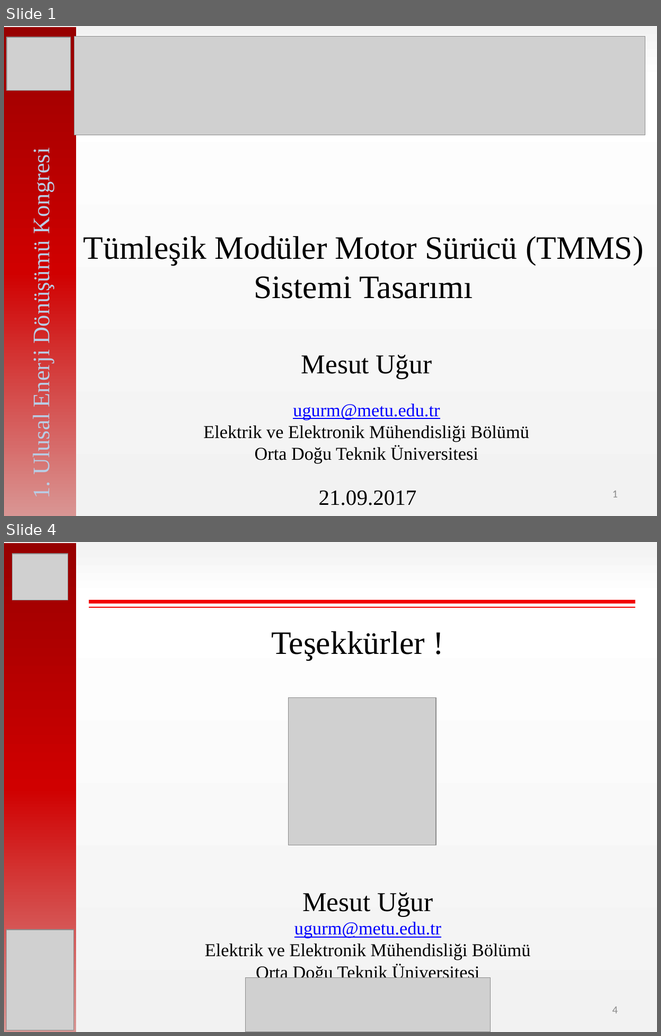
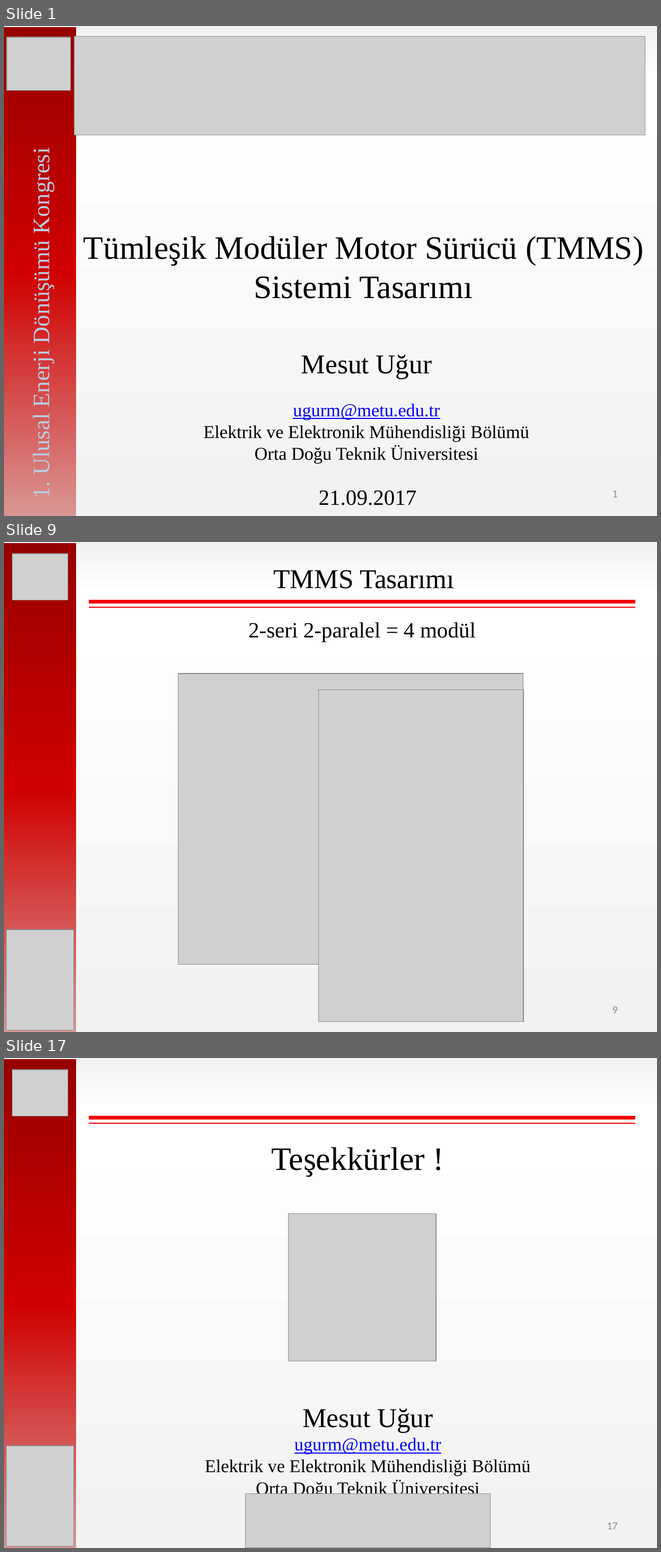
Before and after one commit to hakanpolat/IMMD, a slide deck: Paper/EL-EN 2017/sunum/ELEN2017_OralPres_Mesut_Uğur.pptx. Shown one above the other, each under a label of ours: slides 1 and 4 before the commit, slides 1, 9 and 17 after it; the slides between them are not shown. The pictures are 661x1036 and 661x1552 pixels, drawn with LibreOffice and Linux fonts; fonts in the diff are those of the drawing; grey boxes stand for pictures. Boxes give left, top, right and bottom in pixels: in the first picture for what was removed or moved away, otherwise in the second. Text is boxed around its words. In the diff, an @@ line names an element or a change of style, - is before the commit and + after.

```diff
--- a/Paper/EL-EN 2017/sunum/ELEN2017_OralPres_Mesut_Uğur.pptx
+++ b/Paper/EL-EN 2017/sunum/ELEN2017_OralPres_Mesut_Uğur.pptx
@@ slide 9 added at box(4, 542, 657, 1032), background gradient #F2F2F2 to #FFFFFF @@
@@ rectangle added at box(4, 543, 77, 1032), fill gradient #970000 to #D00000 to #D99694 @@
@@ picture added at box(12, 554, 68, 600) @@
@@ text added at box(274, 570, 454, 589), 30 pt, text #000000 @@
+TMMS Tasarımı
@@ line added from (89, 602) to (635, 602), #F20000 4 pt @@
@@ line added from (89, 607) to (635, 607), #F20000 1.5 pt @@
@@ text added at box(248, 622, 476, 642), 24 pt, text #000000 @@
+2-seri 2-paralel = 4 modül
@@ picture added at box(178, 673, 524, 964) @@
@@ picture added at box(319, 689, 524, 1021) @@
@@ picture added at box(6, 929, 73, 1030) @@
@@ page number added at box(612, 1006, 618, 1013), 12 pt, text #8C8C8C @@
+9
@@ what was slide 4 is now slide 17 @@
@@ page number at box(607, 1522, 618, 1529): text changed @@
-4
+17
```
Also in this commit, not shown: 1 slide changed, 13 other slides added, 1 slide removed, 14 other files.
